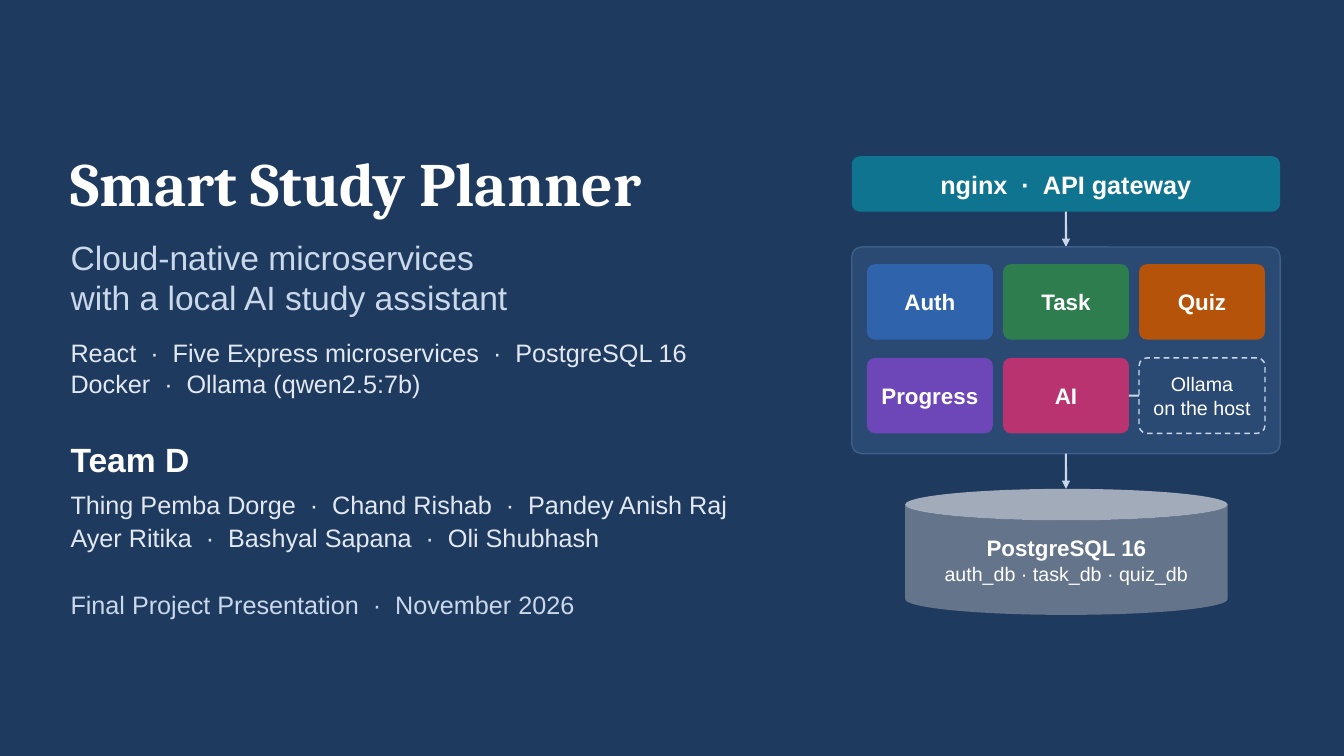
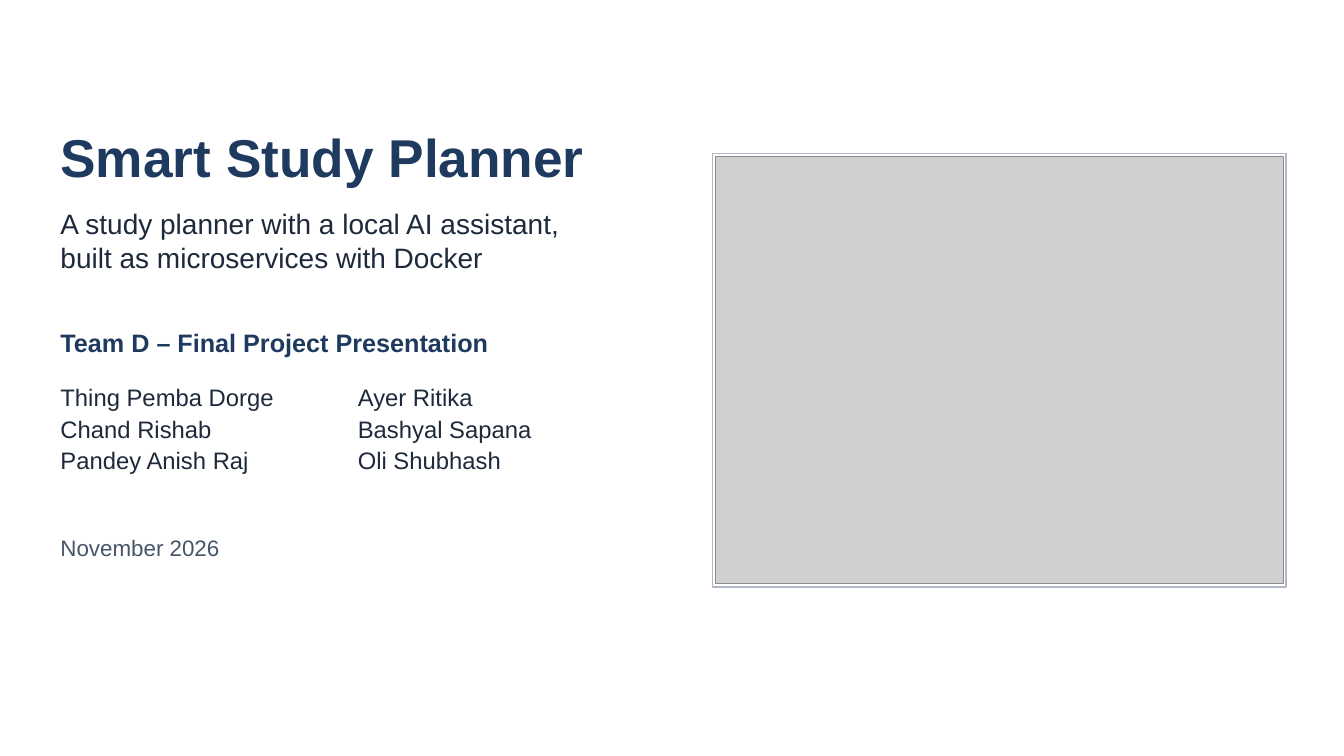
Before and after one commit to Anishpandey00/ssp-web, a slide deck: slide 1 of docs/presentations/SSP_Final_Presentation.pptx. Drawn at 1344x756 pixels with LibreOffice and Linux fonts; fonts in the diff are those of the drawing; grey boxes stand for pictures. Boxes give left, top, right and bottom in pixels: in the first picture for what was removed or moved away, otherwise in the second. Text is boxed around its words. In the diff, an @@ line names an element or a change of style, - is before the commit and + after.

```diff
--- a/docs/presentations/SSP_Final_Presentation.pptx
+++ b/docs/presentations/SSP_Final_Presentation.pptx
@@ background #1F3A5F to #FFFFFF @@
@@ text "Smart Study Planner": place and size @@
-text "Smart Study Planner" at bbox=[71, 163, 641, 219]
+text "Smart Study Planner" at bbox=[60, 138, 584, 187]
@@ text "Smart Study Planner" at bbox=[60, 138, 584, 187]: size 44 to 38 pt, font Cambria to Arial, text colour #FFFFFF to #1F3A5F @@
@@ rectangle added at bbox=[713, 153, 1287, 587], fill #FFFFFF, outline #AEB8C6 1 pt @@
@@ picture added at bbox=[716, 156, 1284, 584] @@
@@ rounded rectangle removed at bbox=[852, 156, 1280, 212] @@
-nginx · API gateway
@@ text at bbox=[60, 213, 558, 269]: text changed; size 24 to 20 pt; text colour #C9D8EA to #1E293B @@
-Cloud-native microservices
-with a local AI study assistant
+A study planner with a local AI assistant,
+built as microservices with Docker
@@ arrow removed from (1066, 212) to (1066, 247) @@
@@ rounded rectangle removed at bbox=[852, 247, 1280, 454] @@
@@ rounded rectangle removed at bbox=[867, 264, 993, 340] @@
-Auth
@@ rounded rectangle removed at bbox=[1003, 264, 1129, 340] @@
-Task
@@ rounded rectangle removed at bbox=[1139, 264, 1265, 340] @@
-Quiz
@@ text at bbox=[60, 333, 488, 358]: text changed; text colour #E2E8F0 to #1F3A5F; bold on @@
-React · Five Express microservices · PostgreSQL 16
-Docker · Ollama (qwen2.5:7b)
+Team D – Final Project Presentation
@@ rounded rectangle removed at bbox=[867, 358, 993, 434] @@
-Progress
@@ rounded rectangle removed at bbox=[1003, 358, 1129, 434] @@
-AI
@@ rounded rectangle removed at bbox=[1139, 358, 1265, 434] @@
-Ollama
-on the host
@@ text at bbox=[60, 388, 274, 474]: text changed; size 24 to 17 pt; text colour #FFFFFF to #1E293B; bold off @@
-Team D
+Thing Pemba Dorge
+Chand Rishab
+Pandey Anish Raj
@@ text at bbox=[358, 388, 531, 470]: text changed; size 18 to 17 pt; text colour #E2E8F0 to #1E293B @@
-Thing Pemba Dorge · Chand Rishab · Pandey Anish Raj
-Ayer Ritika · Bashyal Sapana · Oli Shubhash
+Ayer Ritika
+Bashyal Sapana
+Oli Shubhash
@@ line removed from (1129, 395) to (1139, 395) @@
@@ arrow removed from (1066, 454) to (1066, 489) @@
@@ cylinder removed at bbox=[905, 489, 1228, 615] @@
-PostgreSQL 16
-auth_db · task_db · quiz_db
@@ text at bbox=[60, 539, 220, 556]: text changed; size 18 to 16 pt; text colour #C9D8EA to #475569 @@
-Final Project Presentation · November 2026
+November 2026
```
Also in this commit, not shown: 27 other slides changed, 3 slides added, 2 slides removed.
